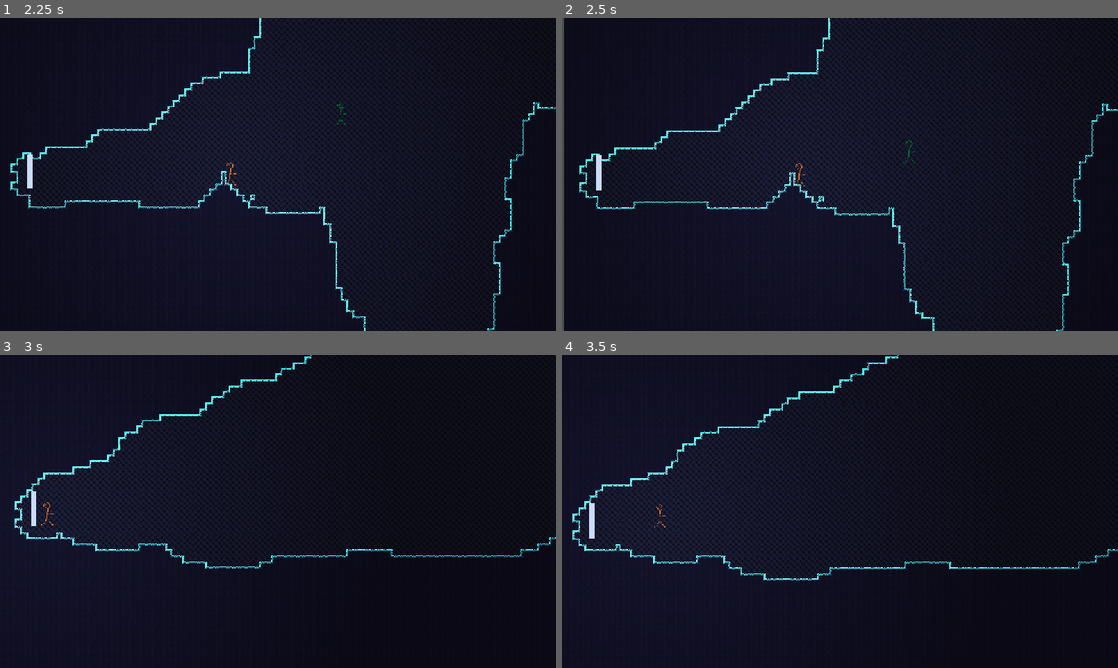
Above: before the commit, frames 1-4 (two rows, left to right).
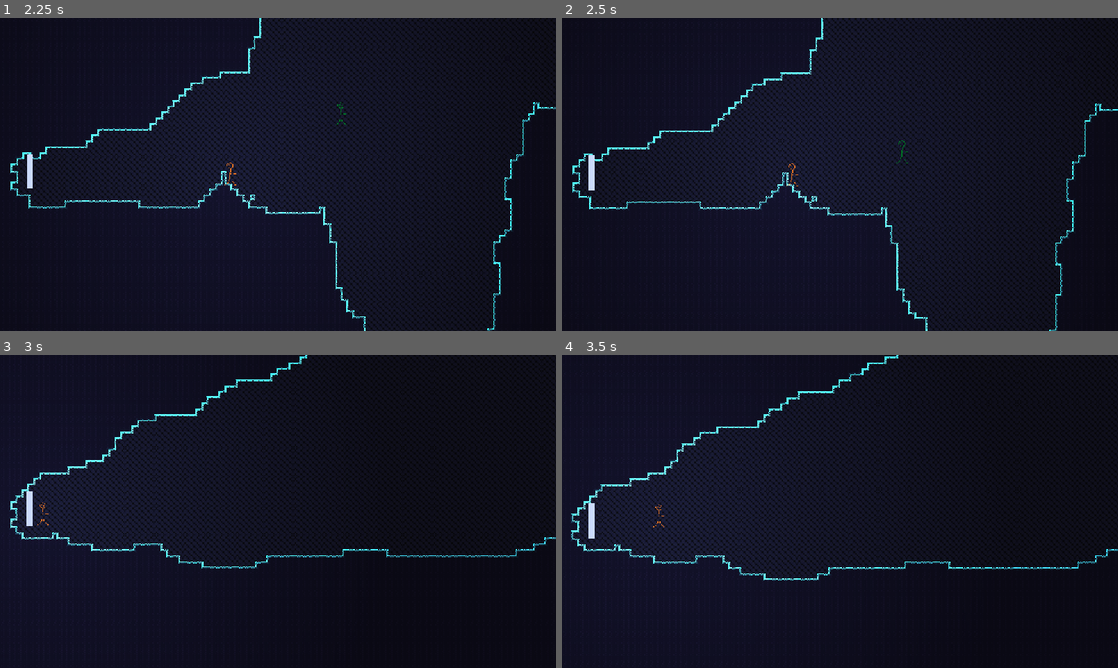
Above: after the commit, the same moments.

Repository: henreedev/exponential-climb
Game: Godot game, scene res://scenes/game.tscn
The game is run twice, just before and just after one commit, with the same random seed, the same clock (stepped at 60 frames per second) and the same inputs. The engine's default icon, where the game draws it, is replaced by a stand-in: a white triangle on a blue panel in a dark square.
Inputs (mouse positions are in pixels of both pictures, inside the frame that each line leads up to):
- Up to frame 1 (2.25 s): move the mouse to (400, 158) at 0.52 s; press the mouse at (400, 158) at 0.53 s; hold D (move_right) 0.53-2.03 s; tap Space (jump) at 0.77, 1.52 s; move the mouse to (166, 190) at 1.27 s; release the mouse at (166, 190) at 1.28 s; right-click (166, 190) at 1.35 s; move the mouse to (333, 105) at 2.02 s; hold A (move_left) from 2.03 s (still down); tap Middle mouse button (teleport_enemy) at 2.1 s
- Up to frame 2 (2.5 s): keep holding A (move_left)
- Up to frame 3 (3 s): move the mouse to (250, 574) at 2.77 s; release A (move_left) at 2.78 s; hold D (move_right) from 2.78 s (still down); tap R (test_generate_new_room) at 2.85 s
- Up to frame 4 (3.5 s): keep holding D (move_right); tap Space (jump) at 3.02 s

Frame 1 is identical in both runs. In frame 2, 15% of the frame differs, in the area x 0-100%, y 0-100%; in frame 3, 6.7%; in frame 4, 5.0%.

Commit message:
add camera lookahead offset limiting

Diff:
--- a/autoload/enemy_spawner.gd
+++ b/autoload/enemy_spawner.gd
@@ -60,16 +60,23 @@
 func pick_spawn_position(enemy_class : Enemy.Class):
 	const MAX_SPAWN_DIST = 350.0
 	const MIN_SPAWN_DIST = 50.0
-	var spawn_pos := Vector2.INF
+	var spawn_pos := Global.player.global_position
 	var keep_going = true
+	var i = 0
 	while keep_going:
+		i += 1
+		if i > 30:
+			keep_going = false
 		# Pick a random tile in a ring around the player and see if it's valid (not a wall)
 		spawn_pos = Vector2(randf_range(MIN_SPAWN_DIST, MAX_SPAWN_DIST), 0).rotated(randf_range(-PI, PI))
 		spawn_pos.y *= 0.5 # Don't spawn as far below the player as horizontal
 		spawn_pos += Global.player.global_position
 
 		if not is_valid_spawn_pos(spawn_pos):
-			continue
+			if keep_going:
+				continue
+			else:
+				break
 		# Raycast down from that position.
 		# If raycast doesn't hit soon enough, enemy would spawn off-screen; find a new pos
 		const RAYCAST_DIST = 200.0
--- /dev/null
+++ b/scenes/enemy/test.gd
@@ -0,0 +1,10 @@
+extends Sprite2D
+
+@onready var camera_2d: Camera2D = $Camera2D
+
+func _ready() -> void:
+	print(camera_2d.get_screen_center_position())
+
+func _process(delta: float) -> void:
+	camera_2d.offset += Vector2.RIGHT
+	print(camera_2d.get_target_position())
--- /dev/null
+++ b/scenes/enemy/test.tscn
@@ -0,0 +1,8 @@
+[gd_scene load_steps=2 format=3 uid="uid://dv78y00k0baac"]
+
+[ext_resource type="Script" uid="uid://dqigx330hw57f" path="res://scenes/enemy/test.gd" id="1_kmc2o"]
+
+[node name="Test" type="Sprite2D"]
+script = ExtResource("1_kmc2o")
+
+[node name="Camera2D" type="Camera2D" parent="."]
--- a/scenes/enemy/xp.tscn
+++ b/scenes/enemy/xp.tscn
@@ -27,7 +27,6 @@
 point_count = 4
 
 [node name="Xp" type="Sprite2D"]
-modulate = Color(0, 2, 1, 1)
 texture = SubResource("GradientTexture2D_27bni")
 script = ExtResource("1_27bni")
 movement_curve = SubResource("Curve_27bni")
--- a/scripts/enemy/xp.gd
+++ b/scripts/enemy/xp.gd
@@ -82,7 +82,7 @@
 	progress += rate * delta
 	var spread_start_pos = lerp(start_pos, final_start_pos, spread_curve.sample_baked(progress))
 	var end_pos = lerp(Global.player.position, Global.player.position + destination_offset, destination_curve.sample_baked(progress))
-	if progress > 1.00 or Global.player.position.distance_squared_to(position) < 4.0:
+	if progress > 0.2 and (progress > 1.00 or Global.player.position.distance_squared_to(position) < 4.0):
 		Global.player.receive_xp(amount)
 		queue_free()
 	var last_pos = position
--- a/scripts/environment/room.gd
+++ b/scripts/environment/room.gd
@@ -252,8 +252,6 @@
 		if point.y > bottom_right_pos.y:
 			bottom_right_pos.y = point.y
 
-	#var top_left_pos := Vector2i(mini(start_door_pos.x, main_door_pos.x), mini(start_door_pos.y, main_door_pos.y))
-
 	var world_top_left_pos = wall_layer.map_to_local(top_left_pos) - Vector2(4, 4)
 	var world_bottom_right_pos = wall_layer.map_to_local(bottom_right_pos) - Vector2(4, 4)
 	Global.player.camera.limit_left = world_top_left_pos.x
--- a/scripts/player/player.gd
+++ b/scripts/player/player.gd
@@ -58,7 +58,8 @@
 #region XP and Levels
 ## Used to level up.
 var xp : int
-var xp_to_next_level := 10
+const BASE_XP_TO_NEXT_LEVEL := 10
+var xp_to_next_level := BASE_XP_TO_NEXT_LEVEL
 var level := 1
 var level_base_damage_mult := 1.00
 var level_base_damage_mod : Mod
@@ -142,7 +143,14 @@
 var look_ahead_enabled := true
 ## These are the bounds of the look-ahead.
 const CAMERA_LOOK_AHEAD_BOUNDS = Vector2(100, 100)
+## The camera offset that the camera smoothly moves towards.
 var target_offset : Vector2
+
+## Bounds of the camera, used to keep offset within camera limits.
+const CAMERA_WIDTH = 768
+const HALF_CAMERA_WIDTH = 768 / 2
+const CAMERA_HEIGHT = 432
+const HALF_CAMERA_HEIGHT = 432 / 2
 #endregion Camera
 
 func _ready() -> void:
@@ -295,7 +303,7 @@
 		level_up()
 
 func calculate_xp_to_next_level(level : int):
-	return pow(1.05, level)
+	return pow(1.05, level) * BASE_XP_TO_NEXT_LEVEL
 
 func calculate_base_health_mult(level : int):
 	return pow(1.05, level - 1)
@@ -506,14 +514,37 @@
 func _move_towards_target_offset(delta : float):
 	const LERP_STR = 2.0
 	const LINEAR_STR = 50.0
+	var offset = camera.offset
 	if not target_offset.is_equal_approx(camera.offset):
+		offset = camera.offset
+		var new_cam_pos = camera.get_screen_center_position()
+		var new_cam_x_bounds = Vector2(new_cam_pos.x - HALF_CAMERA_WIDTH, new_cam_pos.x + HALF_CAMERA_WIDTH)
+		var new_cam_y_bounds = Vector2(new_cam_pos.y - HALF_CAMERA_HEIGHT, new_cam_pos.y + HALF_CAMERA_HEIGHT)
+		var limited_x_bounds = new_cam_x_bounds.clampf(camera.limit_left, camera.limit_right)
+		var limited_y_bounds = new_cam_y_bounds.clampf(camera.limit_top, camera.limit_bottom)
+		var x_bounds_diff = limited_x_bounds - new_cam_x_bounds
+		var y_bounds_diff = limited_y_bounds - new_cam_y_bounds
+		var x_adj = 0.0
+		if x_bounds_diff.x != 0:
+			x_adj = x_bounds_diff.x
+		else:
+			x_adj = x_bounds_diff.y
+		var y_adj = 0.0
+		if y_bounds_diff.x != 0:
+			y_adj = y_bounds_diff.x
+		else:
+			y_adj = y_bounds_diff.y
+
+		var diff = Vector2(x_adj, y_adj)
+		print(diff)
+		camera.offset += diff
+		target_offset += diff
 		camera.offset = 0.2 * camera.offset.move_toward(target_offset, delta * LINEAR_STR) + \
 						0.8 * lerp(camera.offset, target_offset, delta * LERP_STR)
 
 func _calculate_target_offset(delta : float):
 	var x_speed = abs(velocity.x)
 	var y_speed = abs(velocity.y)
-	#var speed_sqrd = velocity.length_squared()
 	const VEL_WEIGHT = 3.0 # How much does velocity move camera?
 	var x_vel_weight = clampf(lerpf(999, VEL_WEIGHT, x_speed / 400.0), 3, 999)
 	var y_vel_weight = clampf(lerpf(999, VEL_WEIGHT, y_speed / 400.0), 3, 999)
Not shown, added: scenes/enemy/test.gd.uid
